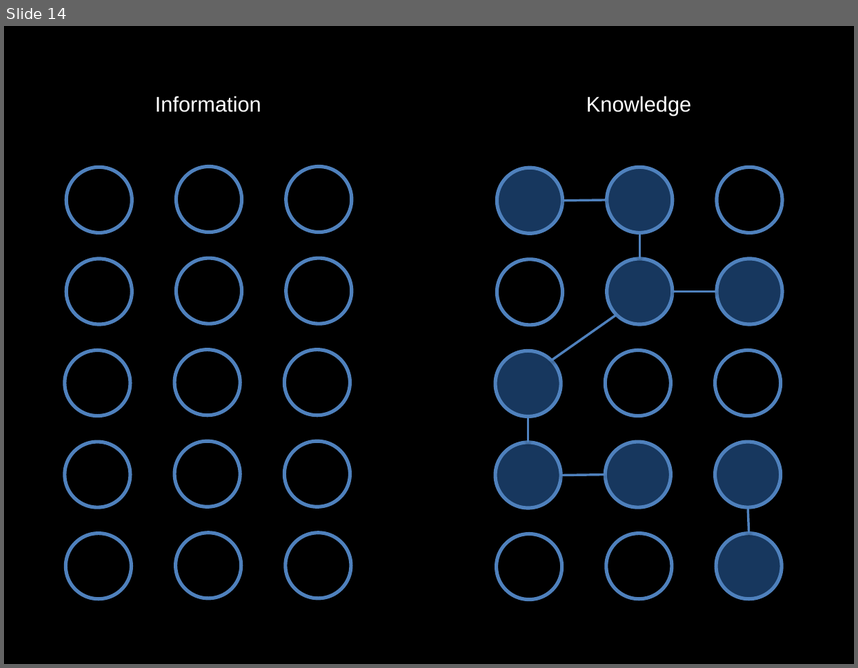
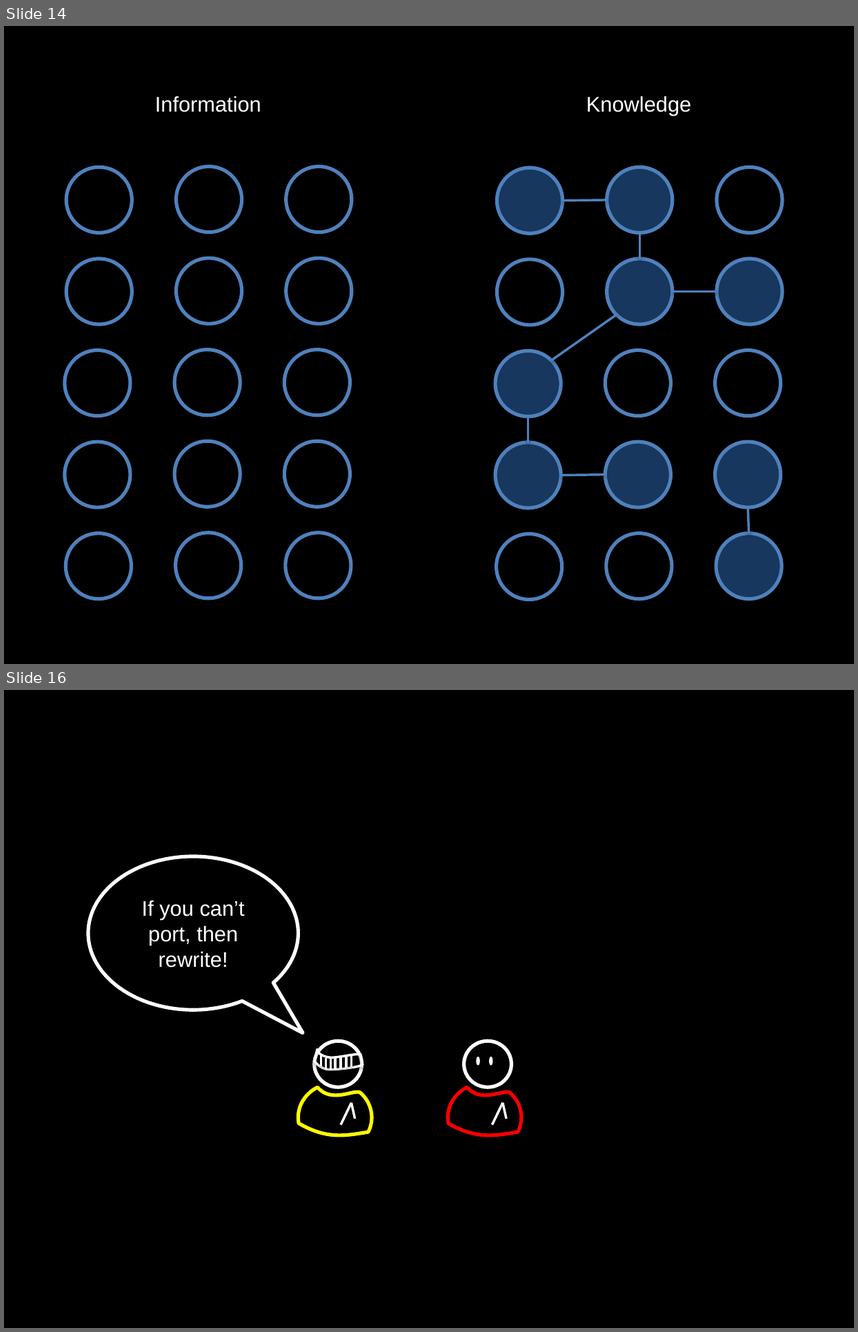
Before and after one commit to socketwench/exampleModuleAintCore, a slide deck: src/exampleModuleAintCore.pptx. Shown one above the other, each under a label of ours: slide 14 before the commit, slides 14 and 16 after it; the slides between them are not shown. The pictures are 858x668 and 858x1332 pixels, drawn with LibreOffice and Linux fonts; fonts in the diff are those of the drawing. Boxes give left, top, right and bottom in pixels: in the first picture for what was removed or moved away, otherwise in the second. Text is boxed around its words. In the diff, an @@ line names an element or a change of style, - is before the commit and + after.

```diff
--- a/src/exampleModuleAintCore.pptx
+++ b/src/exampleModuleAintCore.pptx
@@ slide 16 added at [4,690,854,1328], background #000000 @@
@@ speech bubble added at [88,856,298,1009], outline #FFFFFF 3 pt, 18 pt, text #FFFFFF @@
+If you can’t port, then rewrite!
@@ ellipse added at [314,1041,362,1087], outline #FFFFFF 3 pt @@
@@ ellipse added at [464,1041,512,1087], outline #FFFFFF 3 pt @@
@@ freeform shape added at [314,1049,362,1070], outline #FFFFFF 2 pt @@
@@ line added from (321, 1055) to (321, 1067), #FFFFFF 2 pt @@
@@ line added from (326, 1058) to (326, 1069), #FFFFFF 2 pt @@
@@ line added from (330, 1058) to (330, 1069), #FFFFFF 2 pt @@
@@ line added from (335, 1058) to (335, 1069), #FFFFFF 2 pt @@
@@ line added from (341, 1057) to (341, 1069), #FFFFFF 2 pt @@
@@ line added from (346, 1056) to (346, 1067), #FFFFFF 2 pt @@
@@ line added from (352, 1055) to (352, 1067), #FFFFFF 2 pt @@
@@ ellipse added at [476,1056,480,1065], fill #FFFFFF @@
@@ ellipse added at [489,1056,494,1065], fill #FFFFFF @@
@@ freeform shape added at [298,1087,372,1136], outline #FFFF00 3 pt @@
@@ line added from (352, 1103) to (341, 1125), #FFFFFF 2 pt @@
@@ line added from (352, 1103) to (355, 1118), #FFFFFF 2 pt @@
@@ freeform shape added at [448,1087,522,1136], outline #FF0000 3 pt @@
@@ line added from (503, 1103) to (492, 1125), #FFFFFF 2 pt @@
@@ line added from (503, 1103) to (506, 1118), #FFFFFF 2 pt @@
```
Also in this commit, not shown: 2 other slides added, 5 other files.
